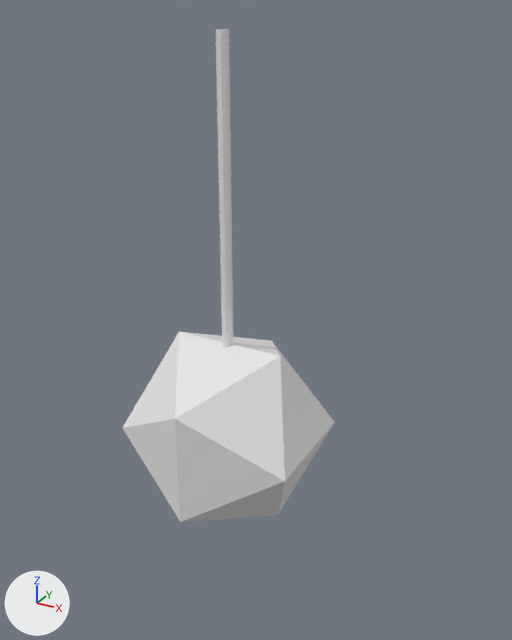
Before and after pictures for a commit that changed the OBJ model Assets/Models/Bottom Shoulder/Public-Photo_0010.obj.
One viewpoint serves both versions: a 50 mm camera at (0.481, -0.79, 0.363) aimed at (0.025, 0.039, -0.052). Every picture has the same lights, and +X, +Y and +Z are marked at lower left. Where no turn or scale is listed for an object, it has been applied to the vertices. Vertices at the same position are counted once.

The older version as bpy lines, for what is in view:
```python
me_public_photo_0010 = bpy.data.meshes.new('Public-Photo_0010')
me_public_photo_0010.from_pydata(...)  # a 10-sided cylinder along z spanning x -0.008..0.008, y -0.008..0.008, z -0.112..0.34; an icosphere of 20 faces spanning x -0.137..0.137, y -0.137..0.137, z -0.353..-0.078
ob_public_photo_0010 = bpy.data.objects.new('Public-Photo_0010', me_public_photo_0010)
ob_public_photo_0010.location = (0.0, 0.0, 0.0)
```
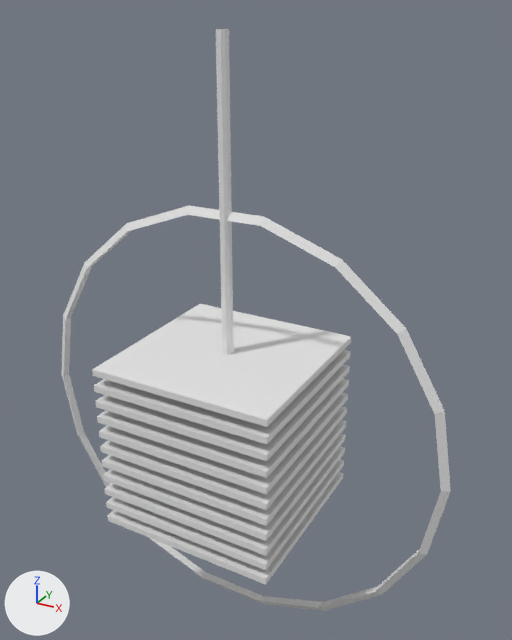
Scene script edits in JSON lines:
```json
{"block": "me_public_photo_0010", "where": "# used by ob_public_photo_0010; location = (0.0, 0.0, 0.0)"}
{"op": "remove", "block": "me_public_photo_0010", "code": "me_public_photo_0010.from_pydata(...)  # 34 vertices, 50 faces; spans x -0.137..0.137, y -0.137..0.137, z -0.353..0.34"}
{"op": "add", "block": "me_public_photo_0010", "code": "me_public_photo_0010.from_pydata(...)  # 165 vertices, 150 faces; spans x -0.337..0.337, y -0.136..0.136, z -0.547..0.34"}
{"block": "me_public_photo_0010", "change": "me_public_photo_0010 part 1: a new loose piece, a box spanning x -0.1364..0.1364, y -0.1364..0.1364, z -0.3525..-0.3425"}
{"block": "me_public_photo_0010", "change": "me_public_photo_0010 part 2: a new loose piece, a box spanning x -0.1364..0.1364, y -0.1364..0.1364, z -0.3275..-0.3175"}
{"block": "me_public_photo_0010", "change": "me_public_photo_0010 part 3: a new loose piece, a box spanning x -0.136..0.136, y -0.136..0.136, z -0.303..-0.293"}
{"block": "me_public_photo_0010", "change": "me_public_photo_0010 part 4: a new loose piece, a box spanning x -0.1364..0.1364, y -0.1364..0.1364, z -0.2775..-0.2675"}
{"block": "me_public_photo_0010", "change": "me_public_photo_0010 part 5: a new loose piece, a box spanning x -0.136..0.136, y -0.136..0.136, z -0.253..-0.243"}
{"block": "me_public_photo_0010", "change": "me_public_photo_0010 part 6: a new loose piece, a box spanning x -0.136..0.136, y -0.136..0.136, z -0.228..-0.218"}
{"block": "me_public_photo_0010", "change": "me_public_photo_0010 part 7: a new loose piece, a box spanning x -0.136..0.136, y -0.136..0.136, z -0.203..-0.193"}
{"block": "me_public_photo_0010", "change": "me_public_photo_0010 part 8: a new loose piece, a box spanning x -0.136..0.136, y -0.136..0.136, z -0.178..-0.168"}
{"block": "me_public_photo_0010", "change": "me_public_photo_0010 part 9: a new loose piece, a box spanning x -0.136..0.136, y -0.136..0.136, z -0.153..-0.143"}
{"block": "me_public_photo_0010", "change": "me_public_photo_0010 part 10: a new loose piece, a box spanning x -0.136..0.136, y -0.136..0.136, z -0.128..-0.118"}
{"block": "me_public_photo_0010", "change": "me_public_photo_0010 part 11: a new loose piece, a box spanning x -0.136..0.136, y -0.136..0.136, z -0.103..-0.093"}
{"block": "me_public_photo_0010", "change": "me_public_photo_0010 part 12: a new loose piece of 54 vertices spanning x -0.337..0.337, y -0.007..0.007, z -0.547..0.117"}
{"block": "me_public_photo_0010", "change": "me_public_photo_0010 part 13: the loose piece of 12 vertices spanning x -0.137..0.137, y -0.137..0.137, z -0.353..-0.078 is deleted"}
```

Where the change shows, as pixel boxes (x1, y1, x2, y2) in the pictures (512 x 640 px):
```json
{"object": "Public-Photo_0010", "change": "reshaped", "before": [122, 29, 335, 522], "after": [62, 29, 451, 611], "on screen": "82% wider, 18% taller"}
{"part": 1, "of": "me_public_photo_0010", "change": "added", "after": [107, 472, 343, 585]}
{"part": 2, "of": "me_public_photo_0010", "change": "added", "after": [106, 459, 344, 570]}
{"part": 3, "of": "me_public_photo_0010", "change": "added", "after": [105, 446, 345, 556]}
{"part": 4, "of": "me_public_photo_0010", "change": "added", "after": [103, 434, 346, 541]}
{"part": 5, "of": "me_public_photo_0010", "change": "added", "after": [102, 420, 346, 526]}
{"part": 6, "of": "me_public_photo_0010", "change": "added", "after": [100, 407, 347, 510]}
{"part": 7, "of": "me_public_photo_0010", "change": "added", "after": [99, 393, 348, 494]}
{"part": 8, "of": "me_public_photo_0010", "change": "added", "after": [97, 379, 349, 478]}
{"part": 9, "of": "me_public_photo_0010", "change": "added", "after": [96, 364, 350, 461]}
{"part": 10, "of": "me_public_photo_0010", "change": "added", "after": [94, 350, 351, 444]}
{"part": 11, "of": "me_public_photo_0010", "change": "added", "after": [92, 304, 351, 427]}
{"part": 12, "of": "me_public_photo_0010", "change": "added", "after": [62, 206, 451, 611]}
{"part": 13, "of": "me_public_photo_0010", "change": "deleted", "before": [122, 332, 335, 522]}
```
